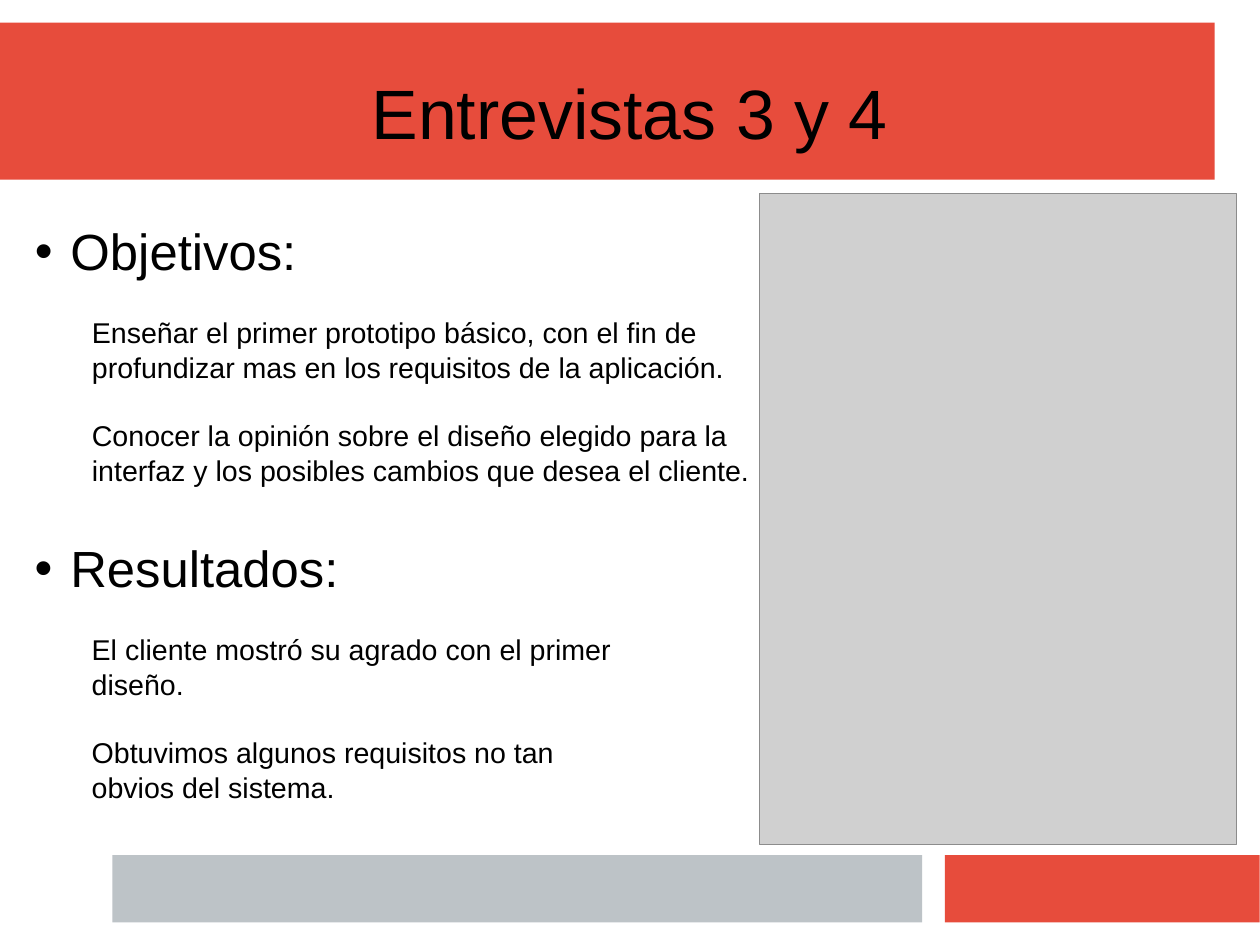
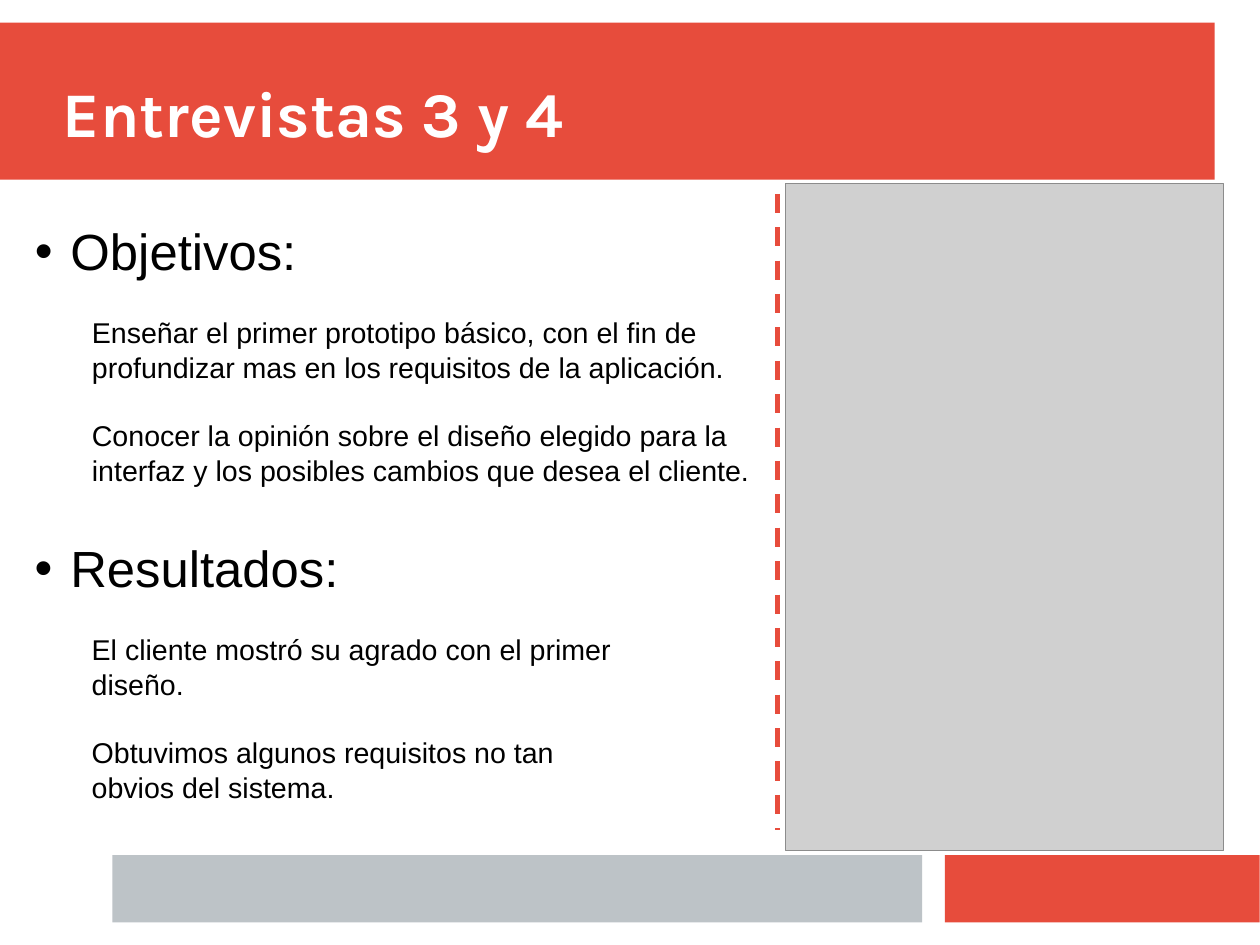
Before and after one commit to Juanba1998/APP-Restaurante, a slide deck: slide 6 of Material/Presentación/Presentacion Final.pptx. Drawn at 1260x945 pixels with LibreOffice and Linux fonts; fonts in the diff are those of the drawing; grey boxes stand for pictures. Boxes give left, top, right and bottom in pixels: in the first picture for what was removed or moved away, otherwise in the second. Text is boxed around its words. In the diff, an @@ line names an element or a change of style, - is before the commit and + after.

```diff
--- a/Material/Presentación/Presentacion Final.pptx
+++ b/Material/Presentación/Presentacion Final.pptx
@@ text "Entrevistas 3 y 4" at bbox=[63, 92, 563, 153]: size 44 to 40 pt, font Arial to Karla, text colour #000000 to #FFFFFF, bold on; alignment centre to left @@
@@ line added from (777, 194) to (777, 830), #E74C3C 3 pt dashed @@
@@ picture: place and size @@
-picture at bbox=[760, 193, 1237, 845]
+picture at bbox=[785, 184, 1223, 851]
```
Also in this commit, not shown: 23 other slides changed.
